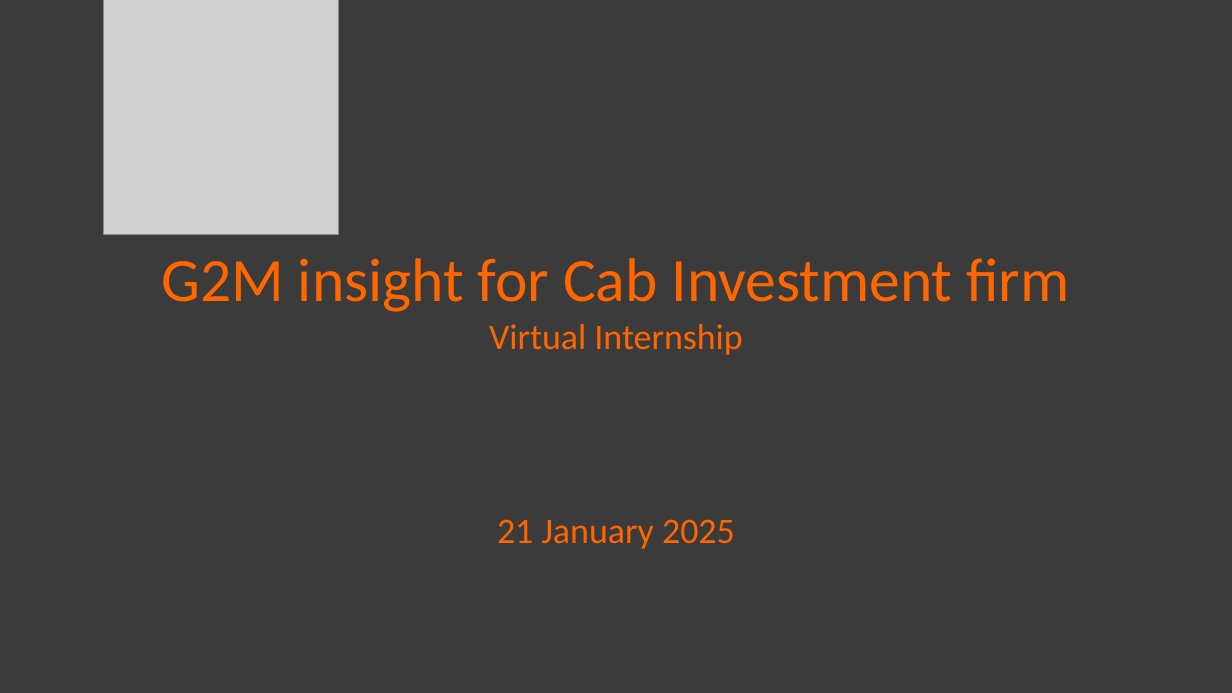
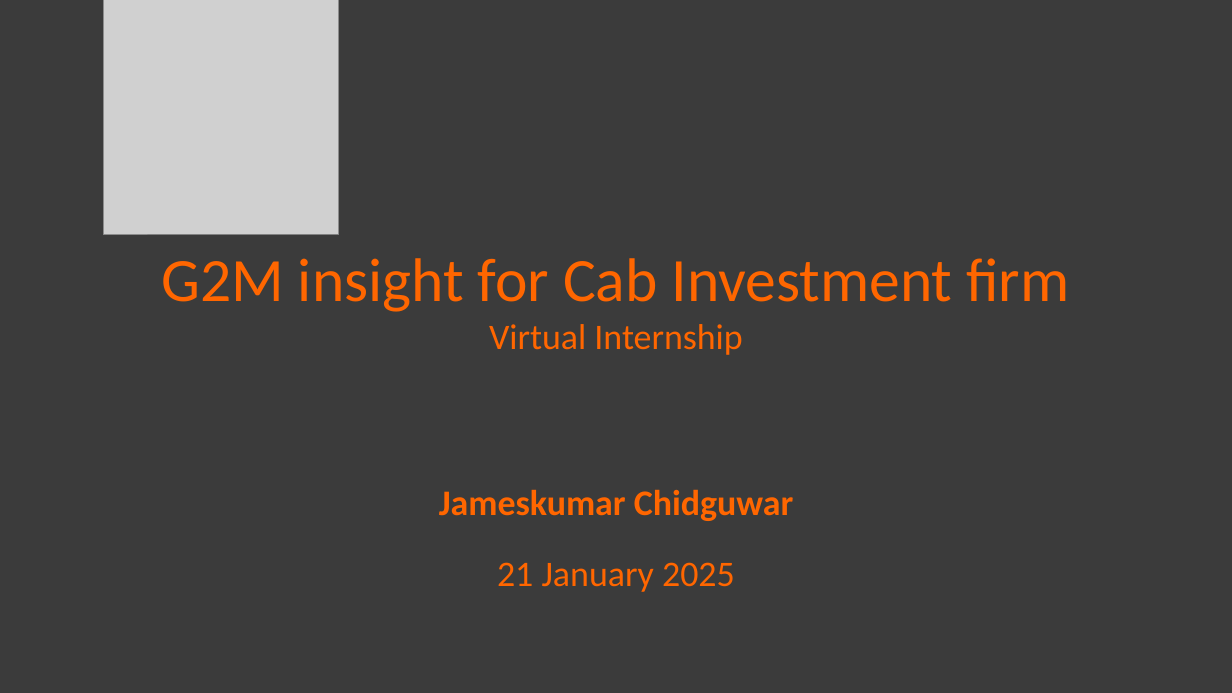
Before and after one commit to chjameskumar/Week-3, a slide deck: slide 1 of Cab company.pptm. Drawn at 1232x693 pixels with LibreOffice and Linux fonts; fonts in the diff are those of the drawing; grey boxes stand for pictures. Boxes give left, top, right and bottom in pixels: in the first picture for what was removed or moved away, otherwise in the second. Text is boxed around its words. In the diff, an @@ line names an element or a change of style, - is before the commit and + after.

```diff
--- a/Cab company.pptm
+++ b/Cab company.pptm
@@ text at [439, 489, 793, 521]: paragraph added @@
+Jameskumar Chidguwar
```
Also in this commit, not shown: 1 other slide changed, 1 slide added, 1 slide removed.
